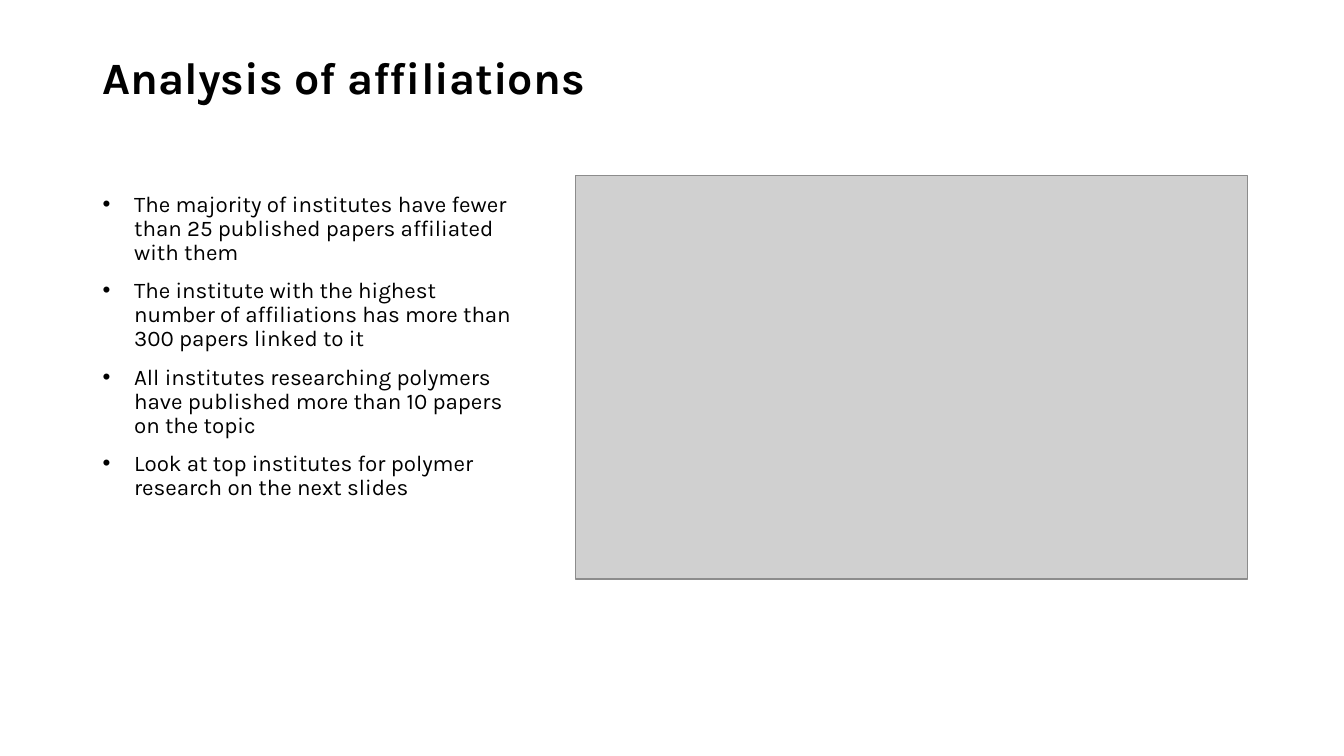
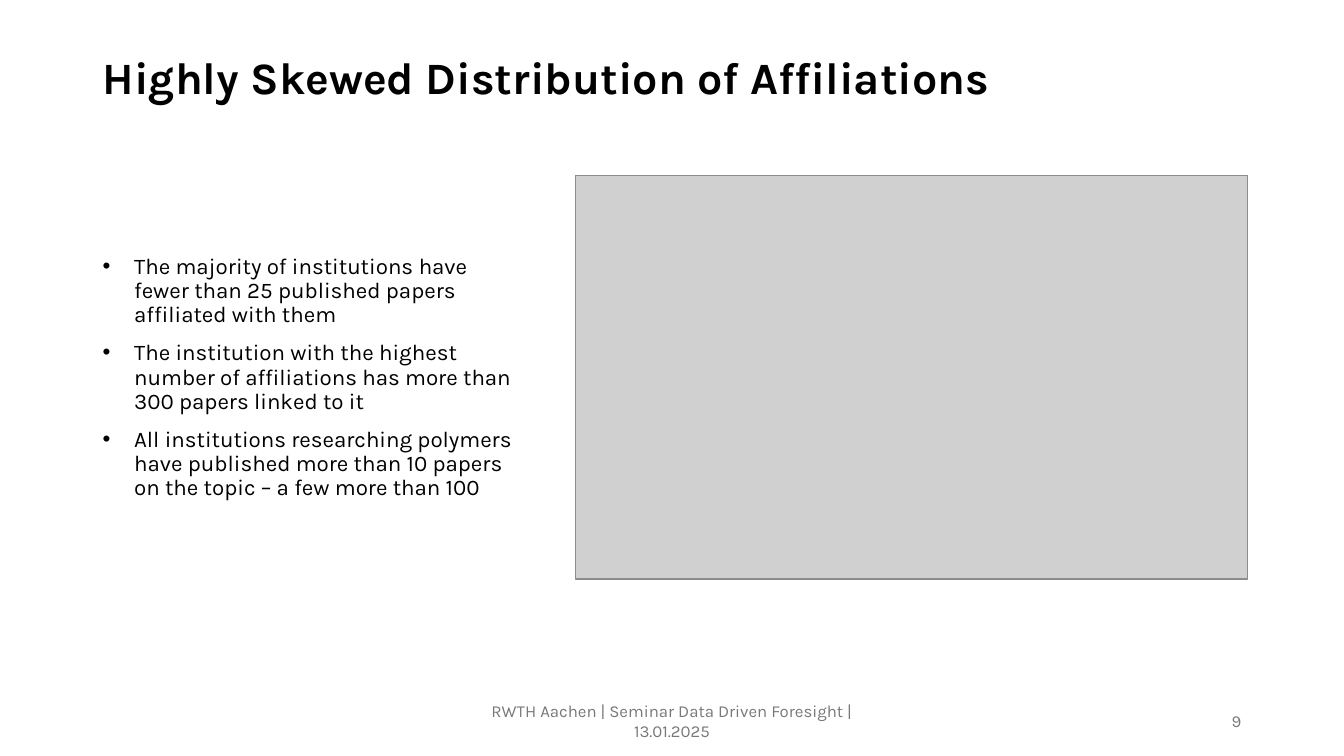
Before and after one commit to GMPuntigam/DataDrivenForesight, a slide deck: slide 9 of presentation/DataDrivenForesight.pptx. Drawn at 1344x756 pixels with LibreOffice and Linux fonts; fonts in the diff are those of the drawing; grey boxes stand for pictures. Boxes give left, top, right and bottom in pixels: in the first picture for what was removed or moved away, otherwise in the second. Text is boxed around its words. In the diff, an @@ line names an element or a change of style, - is before the commit and + after.

Commit message:
presentation update

```diff
--- a/presentation/DataDrivenForesight.pptx
+++ b/presentation/DataDrivenForesight.pptx
@@ title at (x1=103, y1=62, x2=989, y2=105): text changed @@
-Analysis of affiliations
+Highly Skewed Distribution of Affiliations
@@ text at (x1=134, y1=258, x2=511, y2=501): text changed @@
-• The majority of institutes have fewer than 25 published papers affiliated with them
-• The institute with the highest number of affiliations has more than 300 papers linked to it
-• All institutes researching polymers have published more than 10 papers on the topic
-• Look at top institutes for polymer research on the next slides
+• The majority of institutions have fewer than 25 published papers affiliated with them
+• The institution with the highest number of affiliations has more than 300 papers linked to it
+• All institutions researching polymers have published more than 10 papers on the topic – a few more than 100
@@ text added at (x1=491, y1=705, x2=843, y2=737), 12 pt, text #797979 @@
+RWTH Aachen | Seminar Data Driven Foresight | 13.01.2025
@@ page number added at (x1=1232, y1=716, x2=1242, y2=727), 12 pt, text #797979 @@
+9
```
Also in this commit, not shown: 17 other slides changed, 3 slides added, 2 slides removed, 1 other file.
